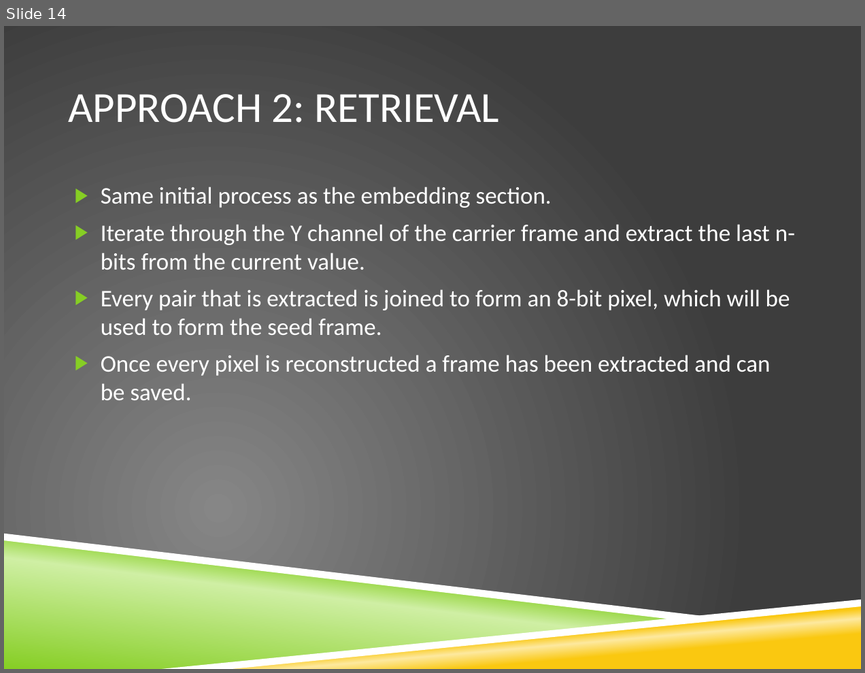
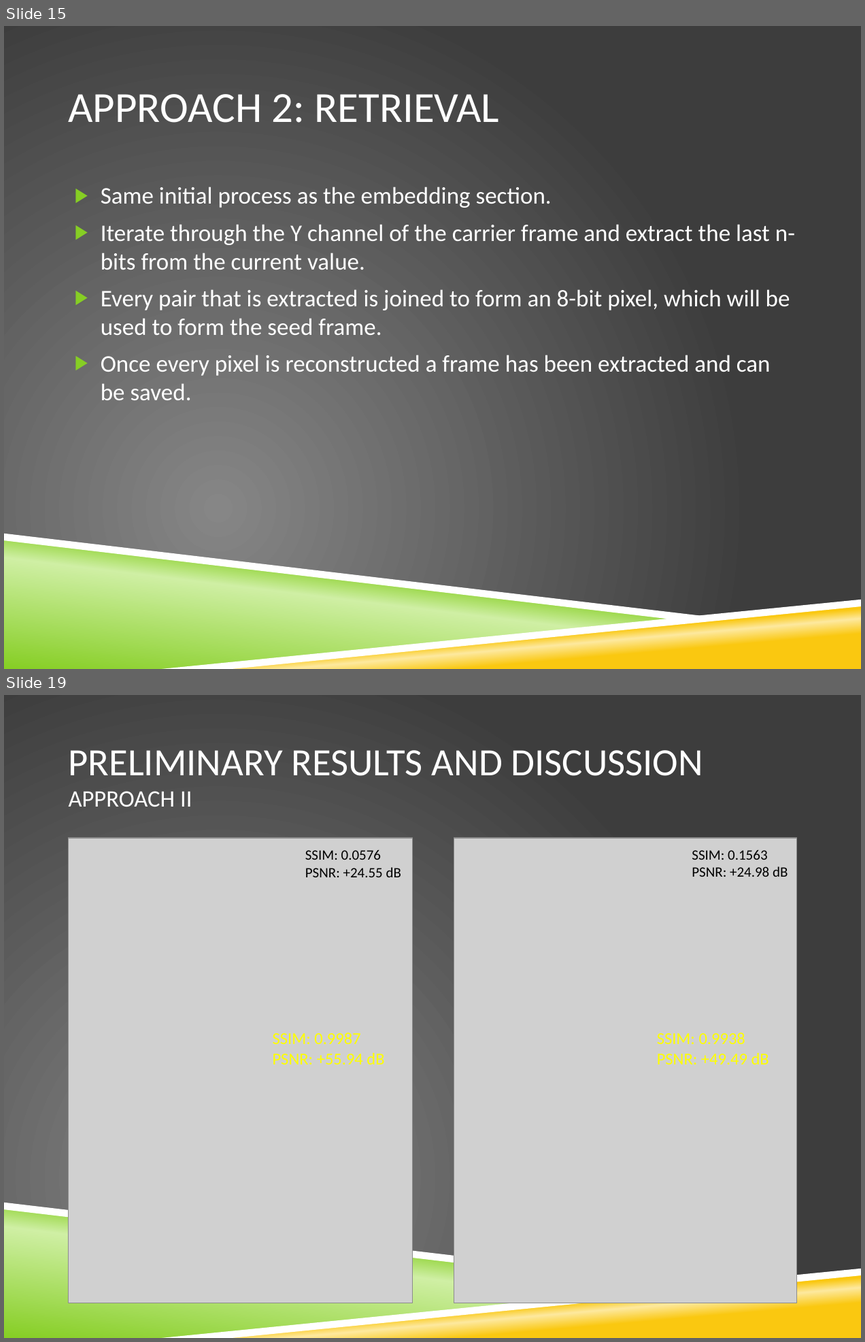
Before and after one commit to grpbwl/videoSteganography, a slide deck: results/CSE509_Video_Steganography.pptx. Shown one above the other, each under a label of ours: slide 14 before the commit, slides 15 and 19 after it; the slides between them are not shown. The pictures are 865x673 and 865x1342 pixels, drawn with LibreOffice and Linux fonts; fonts in the diff are those of the drawing; grey boxes stand for pictures; background and template pictures are left out. Boxes give left, top, right and bottom in pixels: in the first picture for what was removed or moved away, otherwise in the second. Text is boxed around its words. In the diff, an @@ line names an element or a change of style, - is before the commit and + after.

```diff
--- a/results/CSE509_Video_Steganography.pptx
+++ b/results/CSE509_Video_Steganography.pptx
@@ slide 19 added at <box>4,695,861,1338</box>, background picture (left out); not listed: 4 template elements that a slide beside it also shows @@
@@ title added at <box>68,750,703,807</box>, 32.4 pt, text #FFFFFF @@
+PRELIMINARY RESULTS AND DISCUSSION
+APPROACH II
@@ picture added at <box>68,838,412,1302</box> @@
@@ text added at <box>305,850,401,877</box>, 12 pt, text #000000 @@
+SSIM: 0.0576
+PSNR: +24.55 dB
@@ picture added at <box>454,838,797,1302</box> @@
@@ text added at <box>691,850,787,877</box>, 12 pt, text #000000 @@
+SSIM: 0.1563
+PSNR: +24.98 dB
@@ text added at <box>273,1032,384,1064</box>, 14 pt, text #FFFF00 @@
+SSIM: 0.9987
+PSNR: +55.94 dB
@@ text added at <box>657,1032,769,1064</box>, 14 pt, text #FFFF00 @@
+SSIM: 0.9938
+PSNR: +49.49 dB
@@ what was slide 14 is now slide 15 @@
```
Also in this commit, not shown: 7 slides changed, 5 other slides added.
